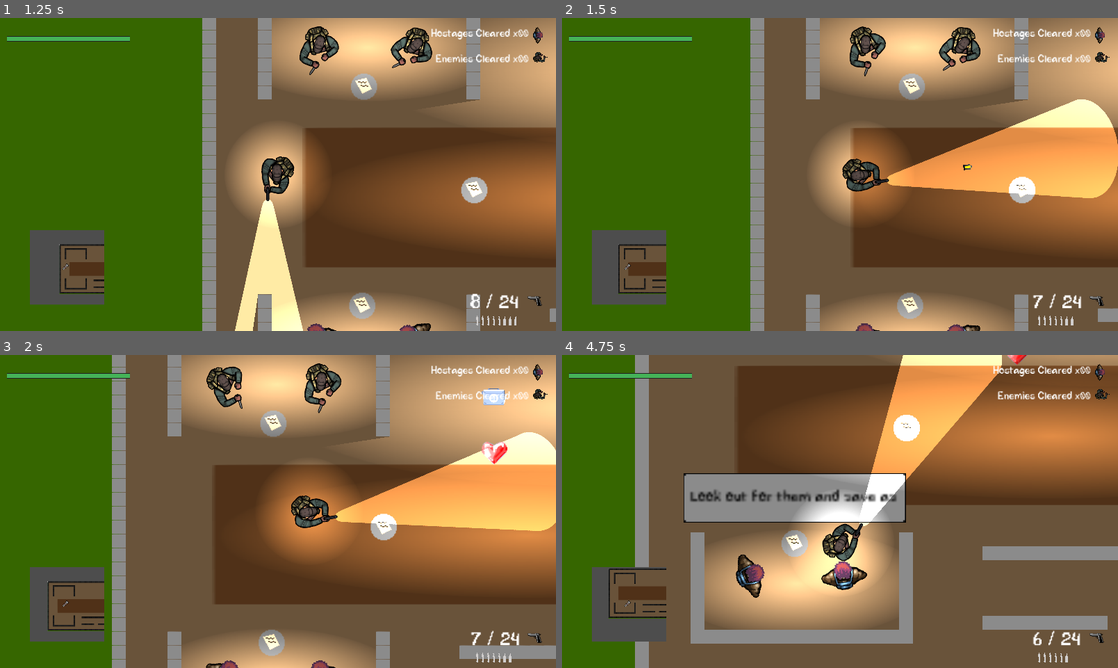
Above: before the commit, frames 1-4 (two rows, left to right).
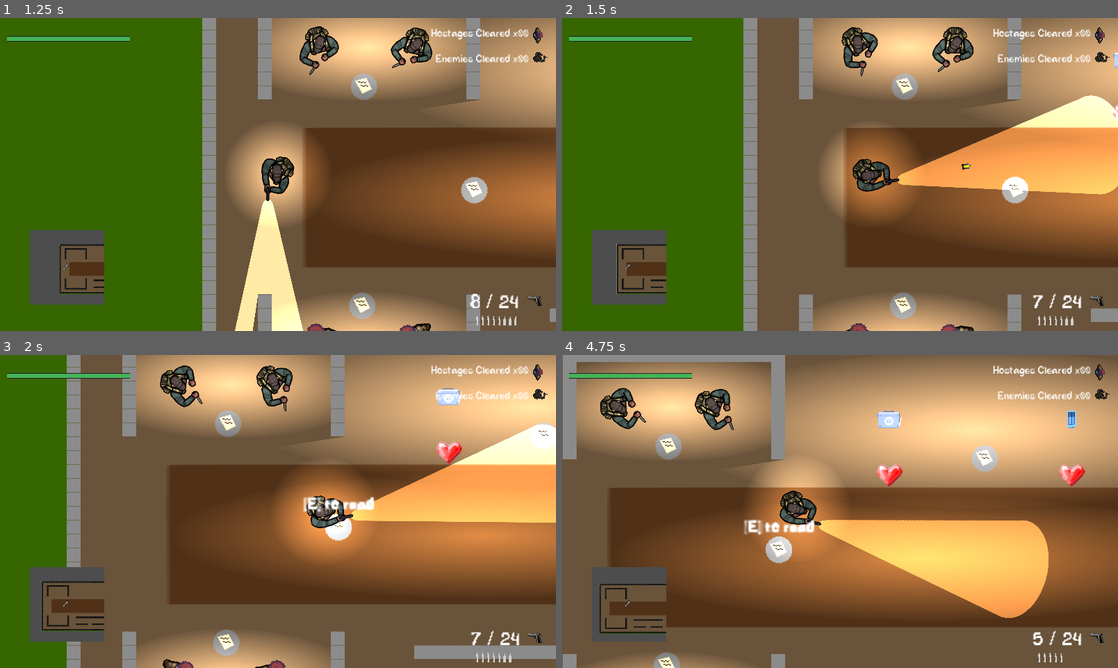
Above: after the commit, the same moments.

Repository: JustinJLi/game_dev_project
Game: Godot game, scene res://Assets/UI/main_menu/main_menu.tscn
The game is run twice, just before and just after one commit, with the same random seed, the same clock (stepped at 60 frames per second) and the same inputs.
Inputs (mouse positions are in pixels of both pictures, inside the frame that each line leads up to):
- Up to frame 1 (1.25 s): click "Start Game" at 0.5 s
- Up to frame 2 (1.5 s): move the mouse to (962, 158) at 1.27 s; hold Right (right) from 1.28 s (still down); hold Shift (sprint, bound only after the commit) from 1.28 s (still down); click (962, 158) at 1.35 s
- Up to frame 3 (2 s): keep holding Right (right); keep holding Shift (sprint, bound only after the commit)
- Up to frame 4 (4.75 s): move the mouse to (728, 527) at 2.02 s; release Right (right) at 2.03 s; release Shift (sprint, bound only after the commit) at 2.03 s; hold S (down) 2.03-2.78 s; tap Shift (sprint, bound only after the commit) at 2.1, 3.05 s; click (728, 527) at 2.3 s; move the mouse to (895, 442) at 2.77 s; hold Right (right) 2.78-3.53 s; hold E (advance_dialog) 2.78-3.53 s; move the mouse to (812, 574) at 3.52 s; hold Up (up) 3.53-4.28 s; click (812, 574) at 3.6 s; move the mouse to (1006, 558) at 4.27 s; hold Left (left) from 4.28 s (still down); hold Shift (sprint, bound only after the commit) from 4.28 s (still down); tap Mouse wheel down (switch_weapon) at 4.35 s

Frame 1 is identical in both runs. In frame 2, 11% of the frame differs, in the area x 9-100%, y 0-100%; in frame 3, 33%; in frame 4, 84%, in the area x 0-100%, y 0-100%.

Commit message:
sprinting mechanic added

Diff:
--- a/Assets/Environment/Notes/controls.gd
+++ b/Assets/Environment/Notes/controls.gd
@@ -7,9 +7,11 @@
 	"A crumbled note...",
 	"Controls:",
 	"WASD to move.",
-	"Left click to shoot.",
+	"Hold left shift to sprint.",
+	"Left click to attack.",
 	"R to reload.",
 	"F to toggle flashlight.",
+	"Q or scroll mouse to switch weapons.",
 	"Watch your ammo."
 ]
 
--- a/Assets/Player/player.gd
+++ b/Assets/Player/player.gd
@@ -1,6 +1,6 @@
 extends CharacterBody2D
 
-const SPEED = 100.0
+var speed = 100.0
 var dialog_close_delay = 0.0
 var screen_size
 var bullet_speed = 1000
@@ -91,11 +91,17 @@
 	if Input.is_action_just_pressed("reload"):
 		reload()
 
+	if Input.is_action_pressed("sprint"):
+		speed = 150.0
+
+	if Input.is_action_just_released("sprint"):
+		speed = 100.0
+
 	if Input.is_action_just_pressed("toggle_flashlight") and current_weapon == Weapon.GUN:
 		toggle_flashlight()
 
 	if self.velocity.length() > 0:
-		self.velocity = self.velocity.normalized() * SPEED
+		self.velocity = self.velocity.normalized() * speed
 		#$AnimatedSprite2D.play(player_move_animation)
 
 		if !$Walking.playing:
--- a/project.godot
+++ b/project.godot
@@ -98,6 +98,11 @@
 , Object(InputEventKey,"resource_local_to_scene":false,"resource_name":"","device":-1,"window_id":0,"alt_pressed":false …(183 unchanged characters)…
 ]
 }
+sprint={
+"deadzone": 0.5,
+"events": [Object(InputEventKey,"resource_local_to_scene":false,"resource_name":"","device":-1,"window_id":0,"alt_pressed":false,"shift_pressed":false,"ctrl_pressed":false,"meta_pressed":false,"pressed":false,"keycode":0,"physical_keycode":4194325,"key_label":0,"unicode":0,"location":0,"echo":false,"script":null)
+]
+}
 
 [layer_names]
 
